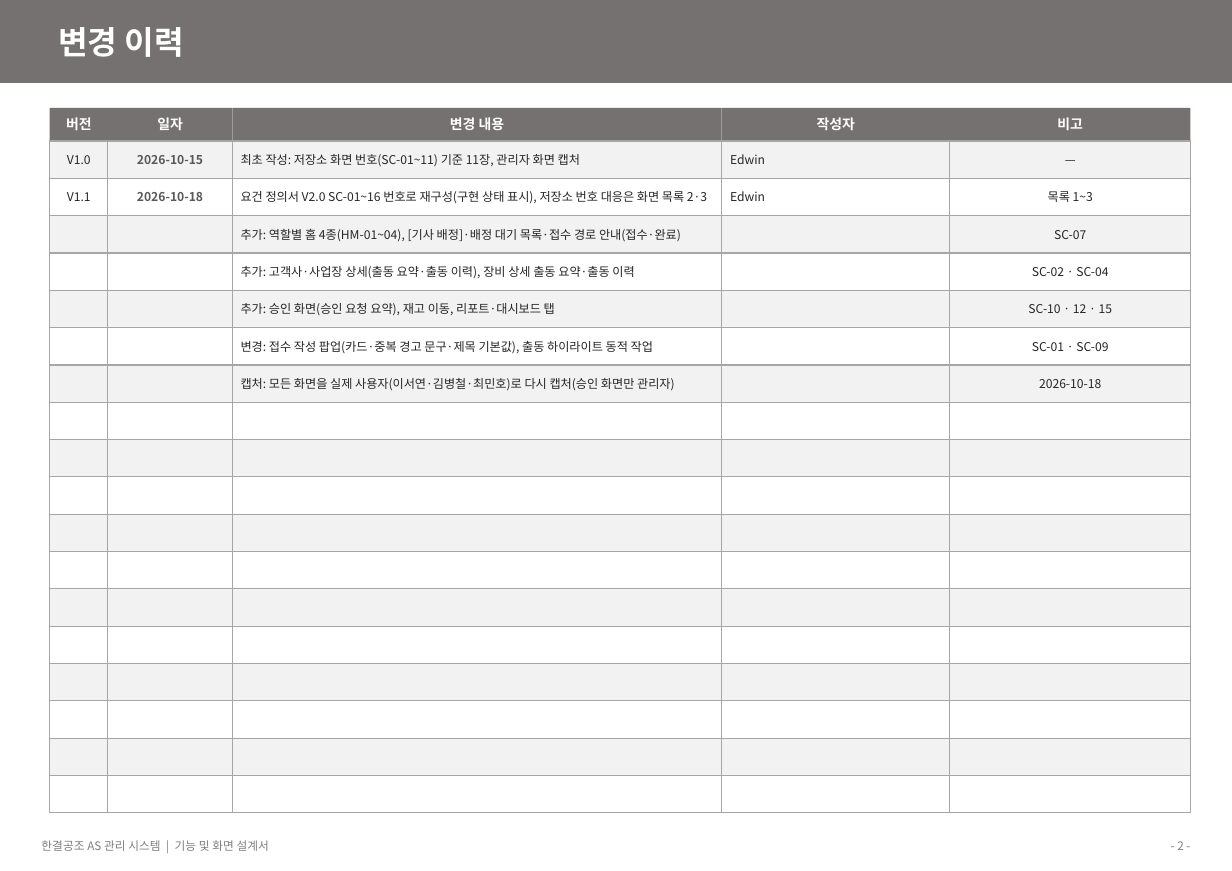
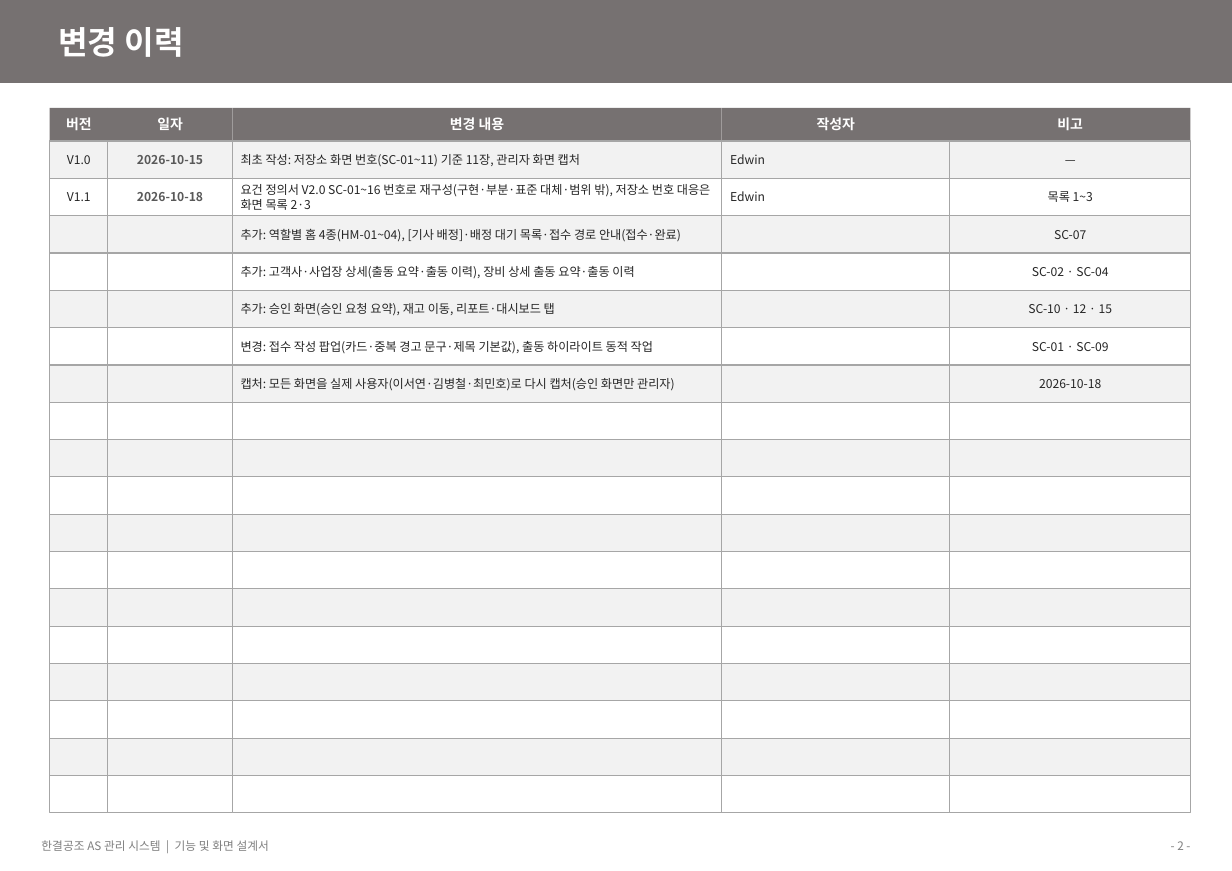
Before and after one commit to dlgkrals/sfdc-onboarding, a slide deck: slide 2 of docs/산출물/03_한결공조_AS관리_기능및화면설계서_V1.1.pptx. Drawn at 1232x871 pixels with LibreOffice and Linux fonts; fonts in the diff are those of the drawing. Boxes give left, top, right and bottom in pixels: in the first picture for what was removed or moved away, otherwise in the second. Text is boxed around its words. In the diff, an @@ line names an element or a change of style, - is before the commit and + after.

Commit message:
화면 설계서 V1.1: SC-07 배정 보드 상태 부분(SLA 순 정렬·기사 일정·자격 없음)

```diff
--- a/docs/산출물/03_한결공조_AS관리_기능및화면설계서_V1.1.pptx
+++ b/docs/산출물/03_한결공조_AS관리_기능및화면설계서_V1.1.pptx
@@ text at [241,184,710,210]: text changed @@
-요건 정의서 V2.0 SC-01~16 번호로 재구성(구현 상태 표시), 저장소 번호 대응은 화면 목록 2·3
+요건 정의서 V2.0 SC-01~16 번호로 재구성(구현·부분·표준 대체·범위 밖), 저장소 번호 대응은 화면 목록 2·3
```
Also in this commit, not shown: 2 other slides changed.
